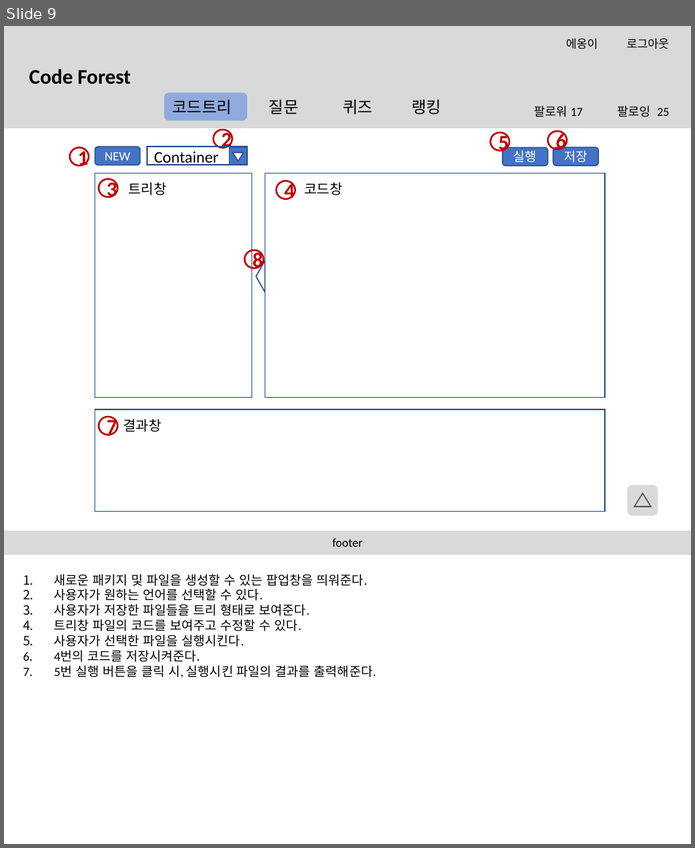
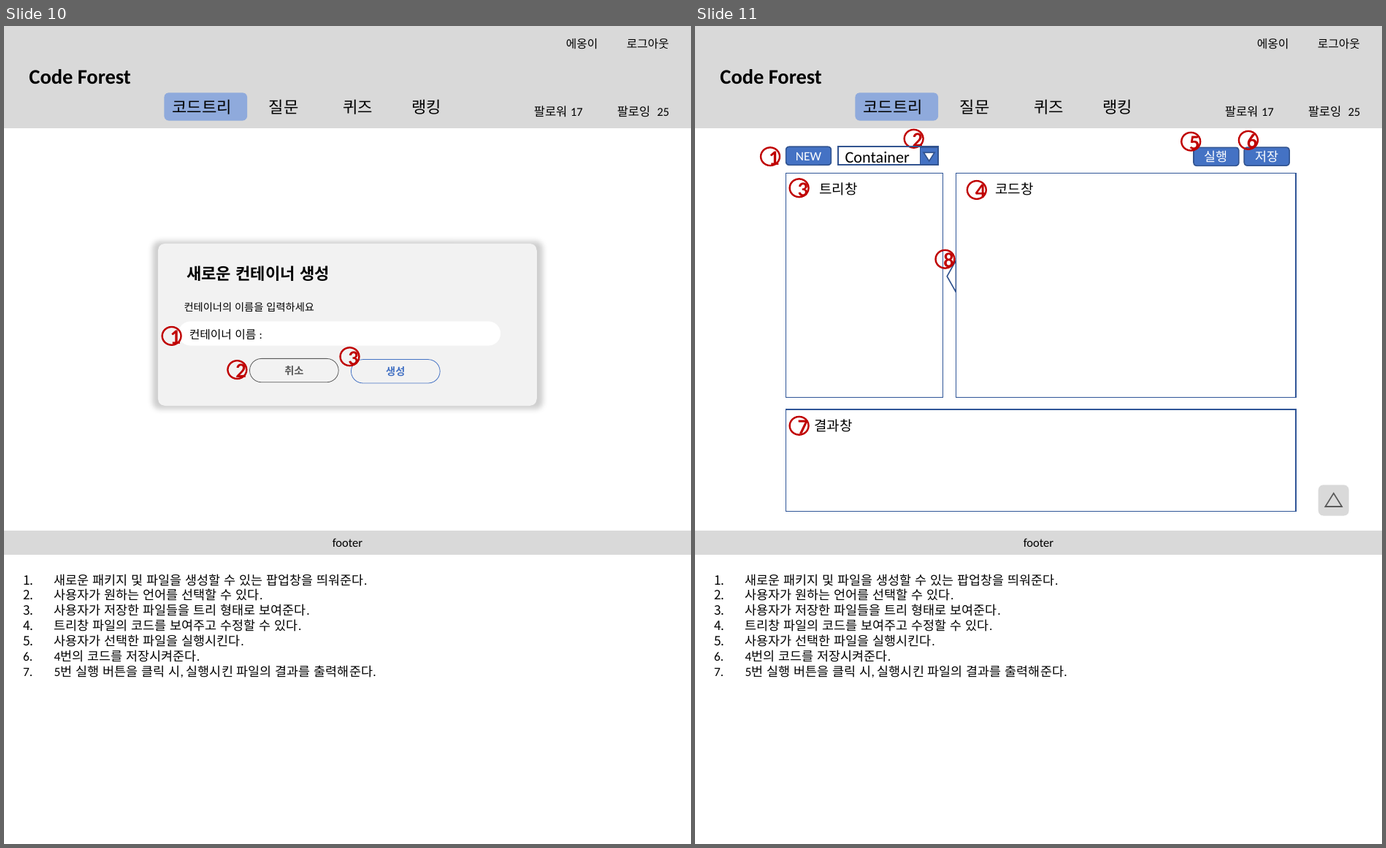
Before and after one commit to btcdd/document, a slide deck: 스토리보드.pptx. Shown side by side, each under a label of ours: slide 9 before the commit, slides 10 and 11 after it. The pictures are 695x848 and 1386x848 pixels, drawn with LibreOffice and Linux fonts; fonts in the diff are those of the drawing; background and template pictures are left out. Boxes give left, top, right and bottom in pixels: in the first picture for what was removed or moved away, otherwise in the second. Text is boxed around its words. In the diff, an @@ line names an element or a change of style, - is before the commit and + after.

```diff
--- a/스토리보드.pptx
+++ b/스토리보드.pptx
@@ slide 10 added at (x1=4, y1=26, x2=691, y2=844), background #FFFFFF @@
@@ rectangle added at (x1=4, y1=26, x2=691, y2=128), fill #D9D9D9 @@
@@ text added at (x1=566, y1=38, x2=669, y2=49), 10 pt, text #000000 @@
+에옹이 로그아웃
@@ text added at (x1=29, y1=69, x2=131, y2=84), 18 pt, text #000000, bold @@
+Code Forest
@@ rounded rectangle added at (x1=165, y1=92, x2=247, y2=121), fill #8FAADC @@
@@ text added at (x1=173, y1=99, x2=441, y2=114), 14 pt, text #000000 @@
+코드트리 질문 퀴즈 랭킹
@@ text added at (x1=534, y1=106, x2=670, y2=117), 10.5 pt, text #000000 @@
+팔로워 17 팔로잉 25
@@ rounded rectangle added at (x1=158, y1=244, x2=536, y2=406), fill #F2F2F2 @@
@@ text added at (x1=186, y1=265, x2=330, y2=281), 14 pt, text #000000, bold @@
+새로운 컨테이너 생성
@@ text added at (x1=184, y1=302, x2=314, y2=311), 9 pt, text #000000 @@
+컨테이너의 이름을 입력하세요
@@ ellipse added at (x1=162, y1=327, x2=181, y2=345), outline #C00000 1.5 pt, 18 pt, text #C00000, bold @@
+1
@@ rounded rectangle added at (x1=178, y1=321, x2=500, y2=345), fill #FFFFFF @@
@@ text added at (x1=189, y1=329, x2=256, y2=340), 10 pt, text #000000 @@
+컨테이너 이름 :
@@ ellipse added at (x1=341, y1=347, x2=360, y2=365), outline #C00000 1.5 pt, 18 pt, text #C00000, bold @@
+3
@@ ellipse added at (x1=227, y1=361, x2=246, y2=379), outline #C00000 1.5 pt, 18 pt, text #C00000, bold @@
+2
@@ rounded rectangle added at (x1=250, y1=358, x2=339, y2=382), outline #595959 0.5 pt, 9 pt, text #595959, bold @@
+취소
@@ rounded rectangle added at (x1=351, y1=359, x2=440, y2=383), outline #4472C4 0.5 pt, 9 pt, text #4472C4, bold @@
+생성
@@ rectangle added at (x1=4, y1=530, x2=691, y2=555), fill #D9D9D9 @@
@@ text added at (x1=332, y1=538, x2=362, y2=546), 10.5 pt, text #000000 @@
+footer
@@ text added at (x1=54, y1=574, x2=376, y2=677), 11 pt, text #000000 @@
+1. 새로운 패키지 및 파일을 생성할 수 있는 팝업창을 띄워준다.
+2. 사용자가 원하는 언어를 선택할 수 있다.
+3. 사용자가 저장한 파일들을 트리 형태로 보여준다.
+4. 트리창 파일의 코드를 보여주고 수정할 수 있다.
+5. 사용자가 선택한 파일을 실행시킨다.
+6. 4번의 코드를 저장시켜준다.
+7. 5번 실행 버튼을 클릭 시, 실행시킨 파일의 결과를 출력해준다.
@@ what was slide 9 is now slide 11 @@
```
Also in this commit, not shown: 7 slides changed, 9 other slides added.
